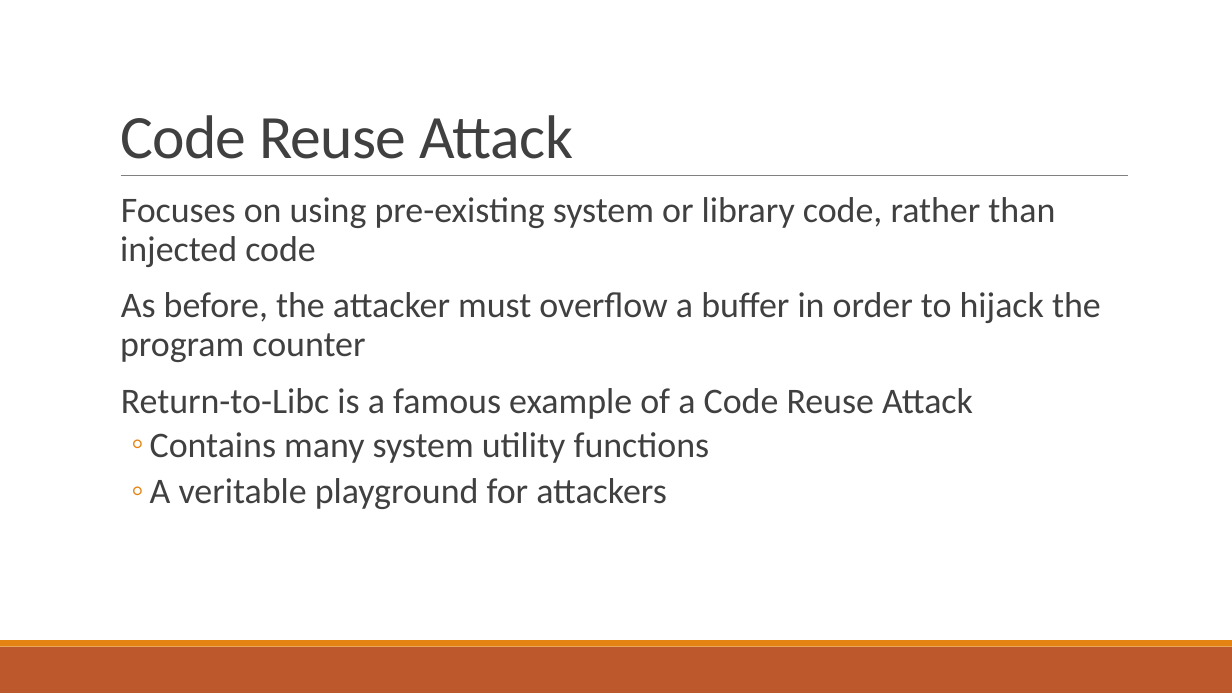
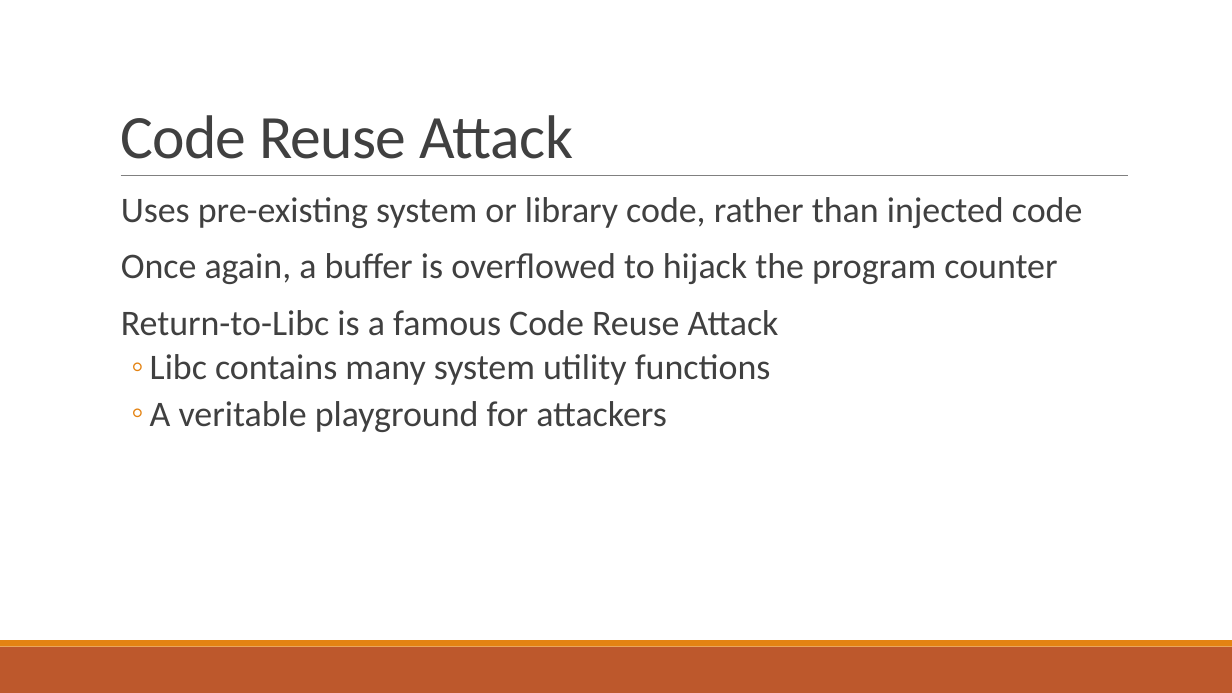
Before and after one commit to bretafinley/coop, a slide deck: slide 4 of COOP.pptx. Drawn at 1232x693 pixels with LibreOffice and Linux fonts; fonts in the diff are those of the drawing. Boxes give left, top, right and bottom in pixels: in the first picture for what was removed or moved away, otherwise in the second. Text is boxed around its words. In the diff, an @@ line names an element or a change of style, - is before the commit and + after.

```diff
--- a/COOP.pptx
+++ b/COOP.pptx
@@ text at box(121, 197, 1083, 385): text changed @@
-  Focuses on using pre-existing system or library code, rather than injected code
-  As before, the attacker must overflow a buffer in order to hijack the program counter
-  Return-to-Libc is a famous example of a Code Reuse Attack
-  ◦ Contains many system utility functions
+  Uses pre-existing system or library code, rather than injected code
+  Once again, a buffer is overflowed to hijack the program counter
+  Return-to-Libc is a famous Code Reuse Attack
+  ◦ Libc contains many system utility functions
```
Also in this commit, not shown: 32 other slides changed.
